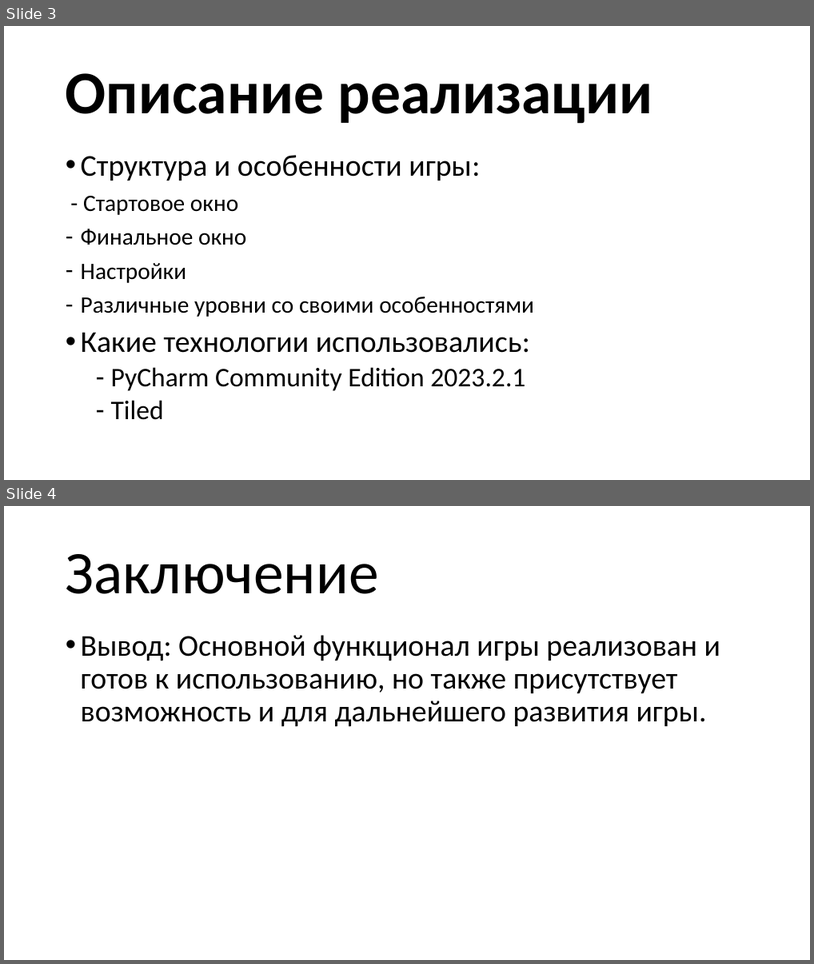
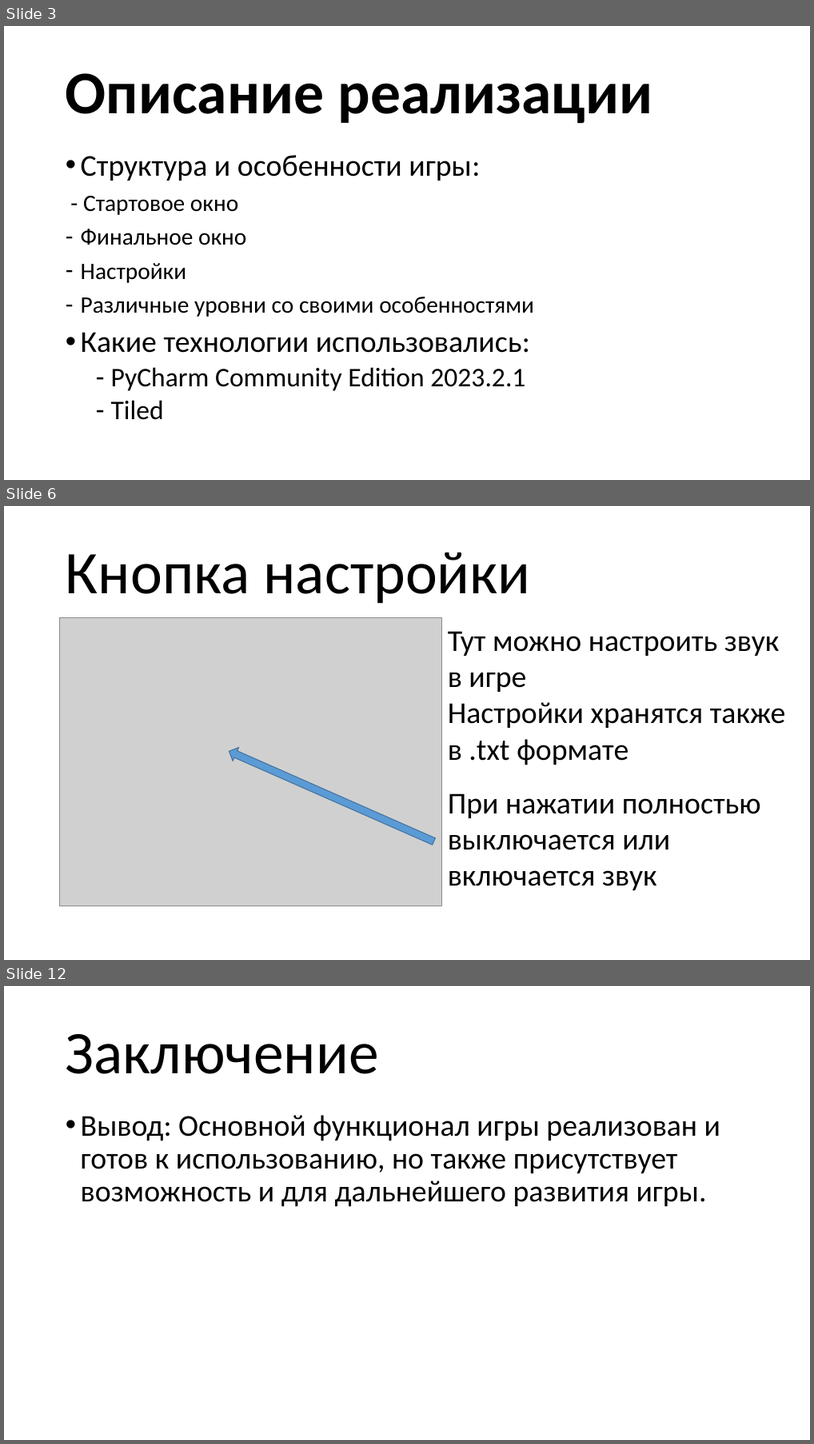
Before and after one commit to pikolala/yandex_project_2, a slide deck: презентация.pptx. Shown one above the other, each under a label of ours: slides 3 and 4 before the commit, slides 3, 6 and 12 after it; the slides between them are not shown. The pictures are 814x964 and 814x1444 pixels, drawn with LibreOffice and Linux fonts; fonts in the diff are those of the drawing; grey boxes stand for pictures. Boxes give left, top, right and bottom in pixels: in the first picture for what was removed or moved away, otherwise in the second. Text is boxed around its words. In the diff, an @@ line names an element or a change of style, - is before the commit and + after.

```diff
--- a/презентация.pptx
+++ b/презентация.pptx
@@ slide 6 added at (x1=4, y1=506, x2=810, y2=960), background #FFFFFF @@
@@ title added at (x1=66, y1=552, x2=531, y2=604), 72 pt, text #000000 @@
+Кнопка настройки
@@ picture added at (x1=60, y1=618, x2=442, y2=906) @@
@@ text added at (x1=448, y1=631, x2=786, y2=765), 36 pt, text #000000 @@
+Тут можно настроить звук
+в игре
+Настройки хранятся также
+в .txt формате
@@ down arrow added at (x1=226, y1=744, x2=438, y2=848), fill #5B9BD5, outline #43739E 1 pt @@
@@ text added at (x1=448, y1=793, x2=762, y2=890), 36 pt, text #000000 @@
+При нажатии полностью
+выключается или
+включается звук
@@ what was slide 4 is now slide 12 @@
```
Also in this commit, not shown: 7 other slides added, 54 other files.
